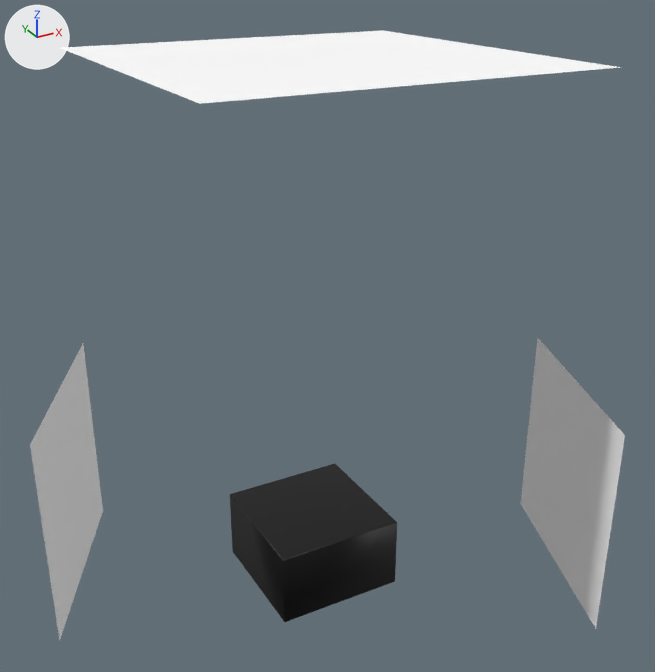
A saved change to the Blender file render.blend.
Camera for both pictures: a 50 mm camera at (-9.86, -18.86, 13.46) aimed at (0.28, -0.42, 4.24). Every picture has the same lights, and +X, +Y and +Z are marked at upper left.

The first picture shows 'Back light', 'Cube', 'Front light', 'Top light'.
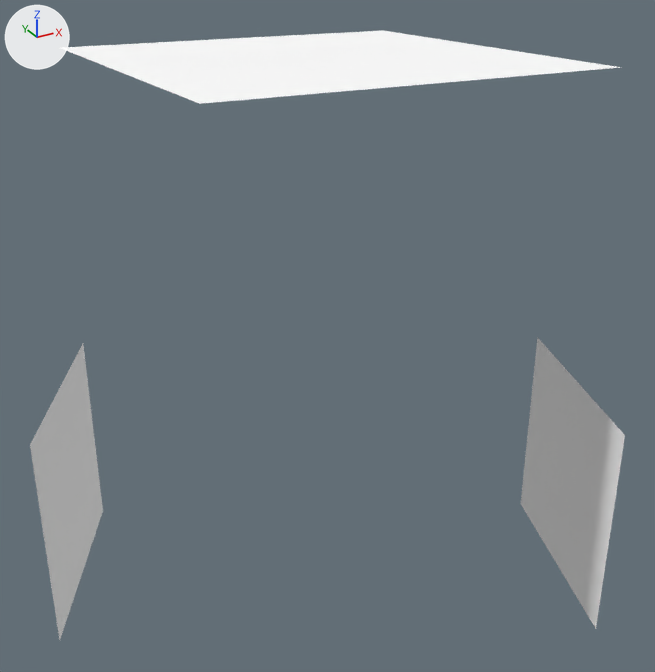
Pixel boxes (x1, y1, x2, y2) of what changed, in the pictures (655 x 672 px):
'Cube', hidden (black): before (230, 464, 397, 622)

Edits to the bpy script that builds the scene:
```text
Change ob_cube:
    add ob_cube.hide_render = True
```
